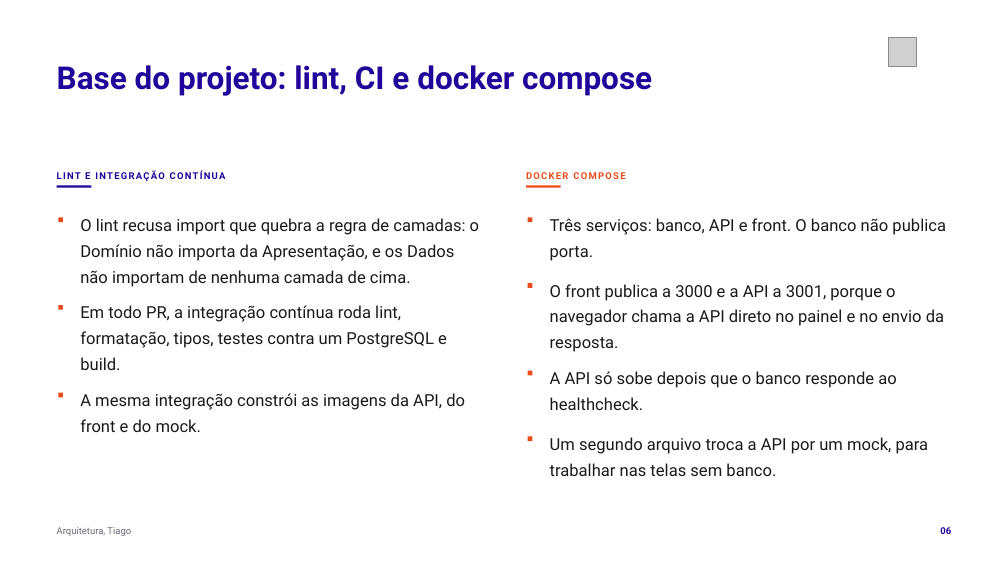
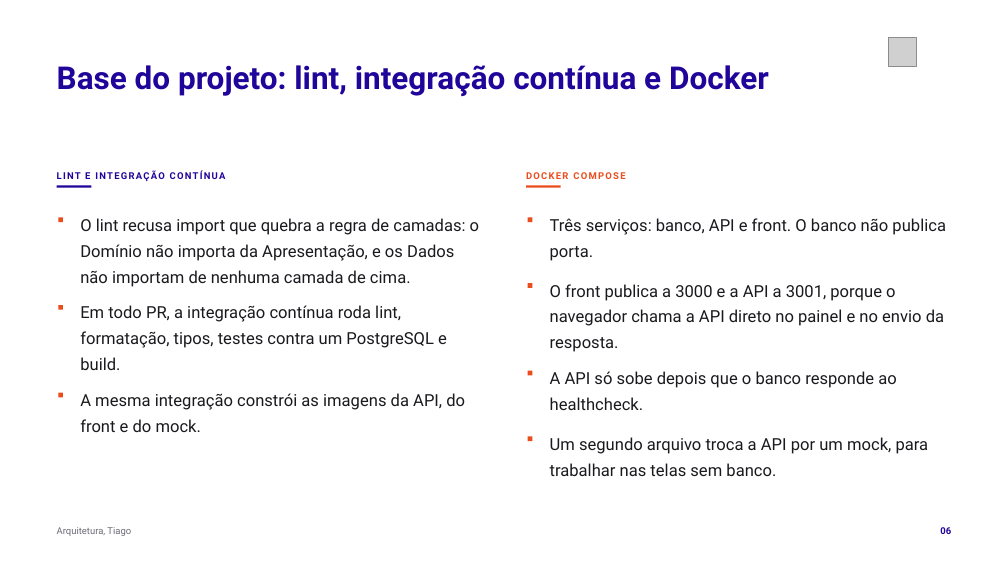
Before and after one commit to tcpassos/invite-app, a slide deck: slide 6 of trabalhos/T3-Apresentacao-Intermediaria.pptx. Drawn at 1008x567 pixels with LibreOffice and Linux fonts; fonts in the diff are those of the drawing; grey boxes stand for pictures. Boxes give left, top, right and bottom in pixels: in the first picture for what was removed or moved away, otherwise in the second. Text is boxed around its words. In the diff, an @@ line names an element or a change of style, - is before the commit and + after.

```diff
--- a/trabalhos/T3-Apresentacao-Intermediaria.pptx
+++ b/trabalhos/T3-Apresentacao-Intermediaria.pptx
@@ text at [57,65,769,96]: text changed @@
-Base do projeto: lint, CI e docker compose
+Base do projeto: lint, integração contínua e Docker
```
Also in this commit, not shown: 15 other slides changed, 1 slide added, 7 other files.
